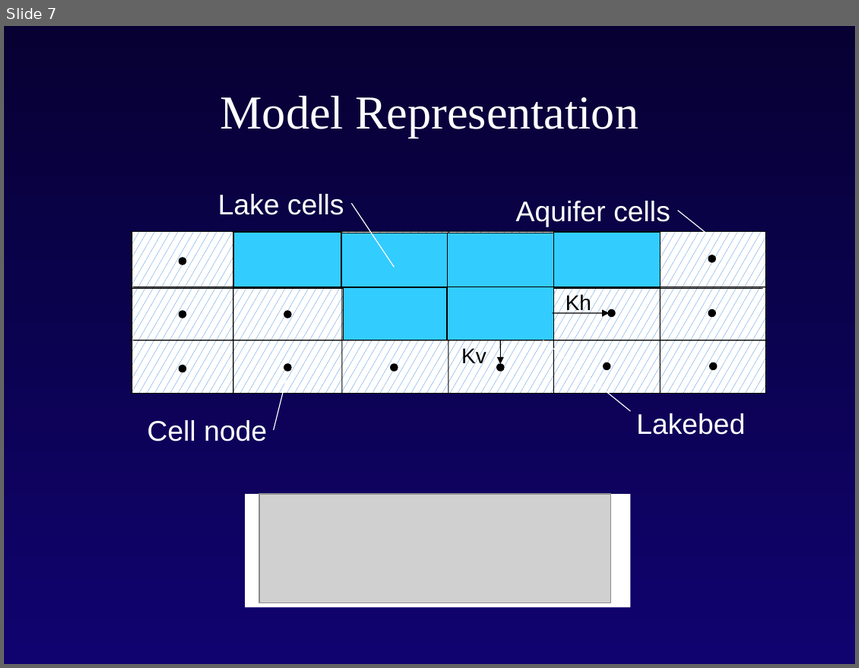
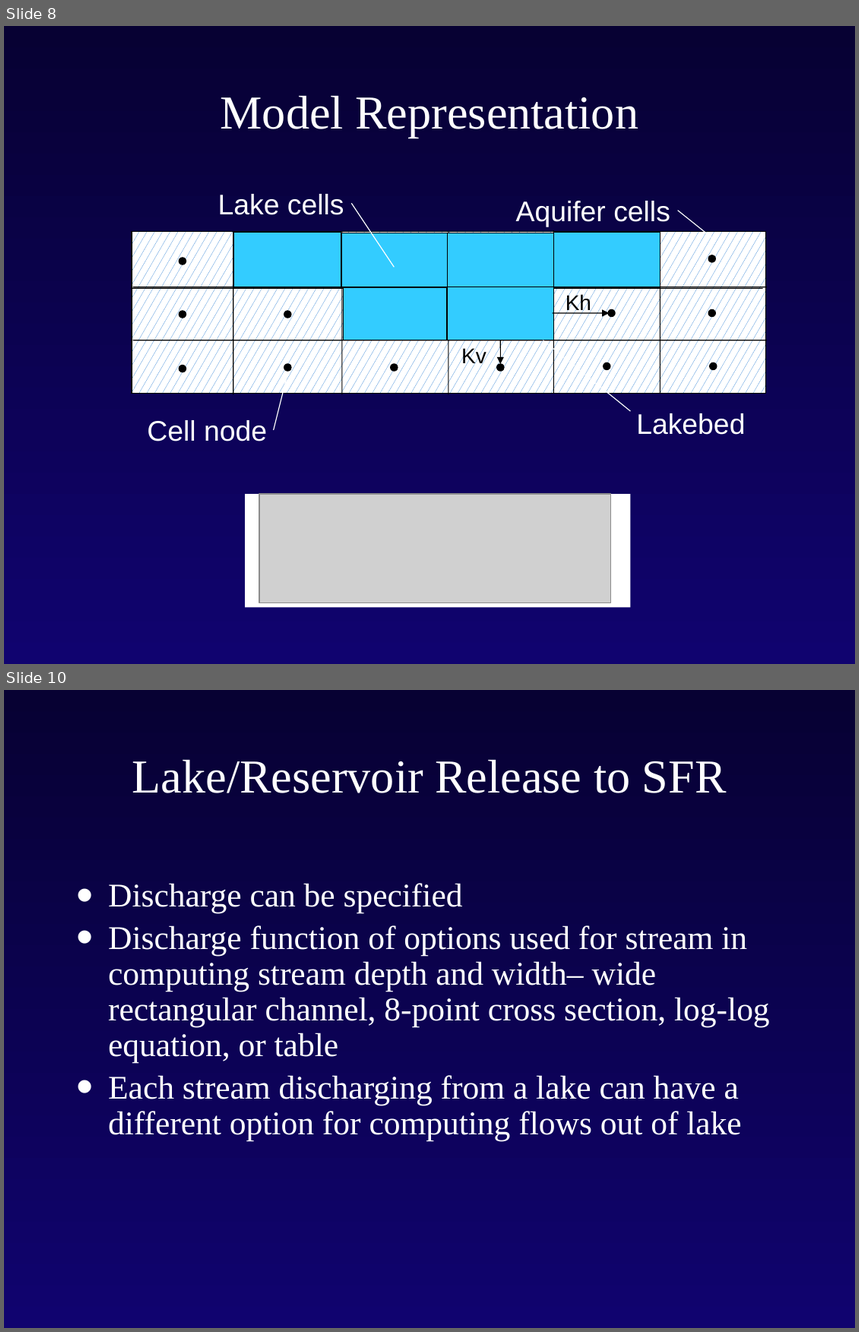
Before and after one commit to rniswon/gsflowID2447_classrepo, a slide deck: presentations/Niswonger/Intro_modflow_E.pptx. Shown one above the other, each under a label of ours: slide 7 before the commit, slides 8 and 10 after it; the slides between them are not shown. The pictures are 859x668 and 859x1332 pixels, drawn with LibreOffice and Linux fonts; fonts in the diff are those of the drawing; grey boxes stand for pictures; background and template pictures are left out. Boxes give left, top, right and bottom in pixels: in the first picture for what was removed or moved away, otherwise in the second. Text is boxed around its words. In the diff, an @@ line names an element or a change of style, - is before the commit and + after.

```diff
--- a/presentations/Niswonger/Intro_modflow_E.pptx
+++ b/presentations/Niswonger/Intro_modflow_E.pptx
@@ slide 10 added at box(4, 690, 855, 1328), background gradient #070133 to #10036F @@
@@ title added at box(132, 759, 727, 793), 40 pt, text #FFFFFF @@
+Lake/Reservoir Release to SFR
@@ text added at box(108, 883, 770, 1141), 28 pt, text #FFFFFF @@
+• Discharge can be specified
+• Discharge function of options used for stream in computing stream depth and width– wide rectangular channel, 8-point cross section, log-log equation, or table
+• Each stream discharging from a lake can have a different option for computing flows out of lake
@@ what was slide 7 is now slide 8 @@
```
Also in this commit, not shown: 1 slide changed, 5 other slides added, 2 slides removed.
